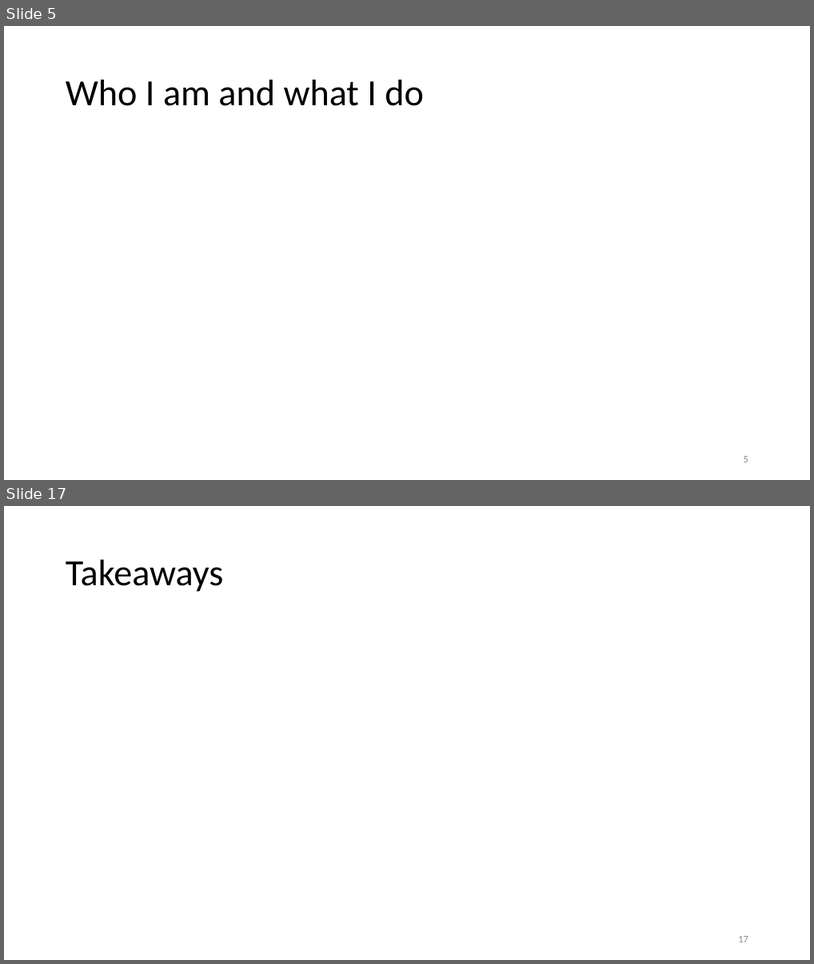
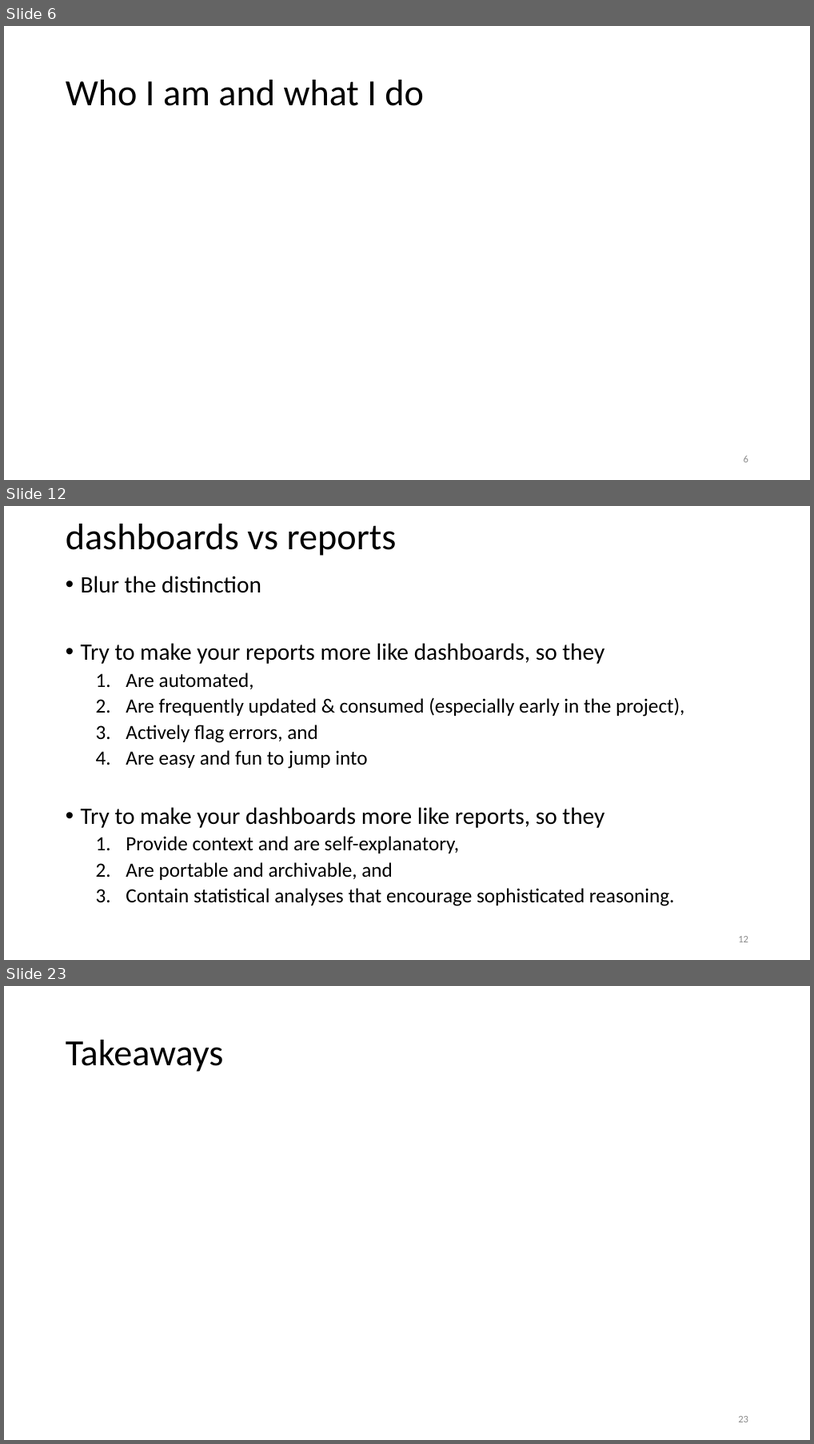
Before and after one commit to dss-ialh/displaying-health-data, a slide deck: documentation/products/beasley/dhd-2018-uvic-3-a-beasley-2018-11-29.pptx. Shown one above the other, each under a label of ours: slides 5 and 17 before the commit, slides 6, 12 and 23 after it; the slides between them are not shown. The pictures are 814x964 and 814x1444 pixels, drawn with LibreOffice and Linux fonts; fonts in the diff are those of the drawing. Boxes give left, top, right and bottom in pixels: in the first picture for what was removed or moved away, otherwise in the second. Text is boxed around its words. In the diff, an @@ line names an element or a change of style, - is before the commit and + after.

```diff
--- a/documentation/products/beasley/dhd-2018-uvic-3-a-beasley-2018-11-29.pptx
+++ b/documentation/products/beasley/dhd-2018-uvic-3-a-beasley-2018-11-29.pptx
@@ slide 12 added at bbox=[4, 506, 810, 960], background #FFFFFF @@
@@ title added at bbox=[66, 524, 397, 556], 44 pt, text #000000 @@
+dashboards vs reports
@@ text added at bbox=[81, 576, 685, 906], 24 pt, text #000000 @@
+• Blur the distinction
+• Try to make your reports more like dashboards, so they
+  1. Are automated,
+  2. Are frequently updated & consumed (especially early in the project),
+  3. Actively flag errors, and
+  4. Are easy and fun to jump into
+• Try to make your dashboards more like reports, so they
+  1. Provide context and are self-explanatory,
+  2. Are portable and archivable, and
+  3. Contain statistical analyses that encourage sophisticated reasoning.
@@ page number added at bbox=[738, 936, 749, 942], 12 pt, text #8C8C8C @@
+12
@@ what was slide 5 is now slide 6 @@
@@ what was slide 17 is now slide 23 @@
@@ page number at bbox=[738, 1416, 749, 1422]: text changed @@
-17
+23
```
Also in this commit, not shown: 6 slides changed, 13 other slides added, 6 slides removed.
